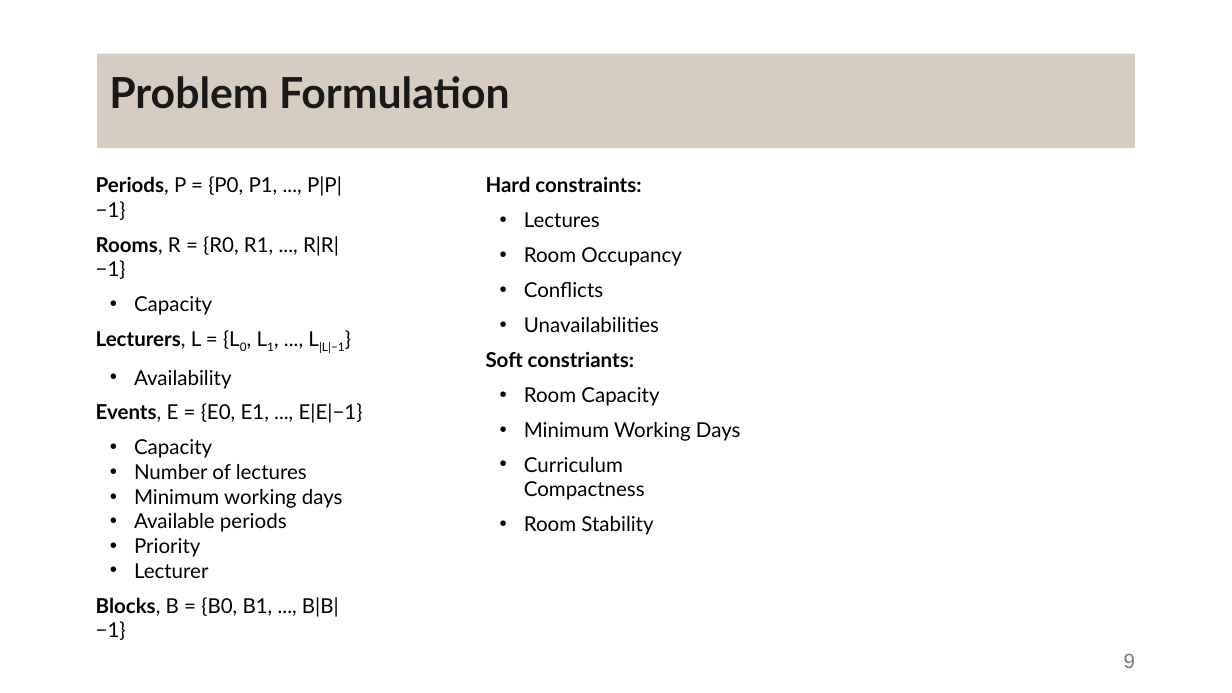
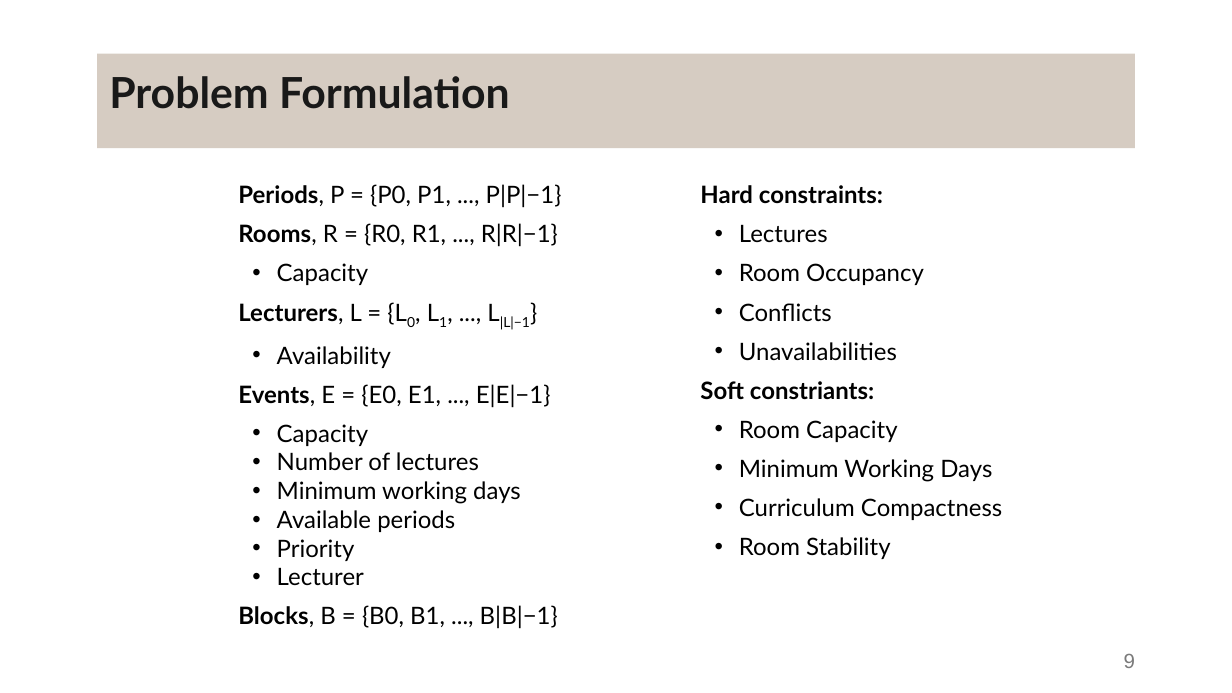
Before and after one commit to DanielaTomas/FCUP-SCHEDULE, a slide deck: slide 9 of Docs/Presentation.pptx. Drawn at 1232x693 pixels with LibreOffice and Linux fonts; fonts in the diff are those of the drawing. Boxes give left, top, right and bottom in pixels: in the first picture for what was removed or moved away, otherwise in the second. Text is boxed around its words. In the diff, an @@ line names an element or a change of style, - is before the commit and + after.

```diff
--- a/Docs/Presentation.pptx
+++ b/Docs/Presentation.pptx
@@ text "Periods, P = {P0, P1, ...": place and size @@
-text "Periods, P = {P0, P1, ..." at box(96, 176, 363, 640)
+text "Periods, P = {P0, P1, ..." at box(238, 184, 562, 629)
@@ text "Periods, P = {P0, P1, ..." at box(238, 184, 562, 629): size 12 to 14 pt @@
@@ text "Hard constraints:" at box(700, 185, 1002, 559): size 12 to 14 pt @@
@@ text "Hard constraints:": place and size @@
-text "Hard constraints:" at box(486, 176, 741, 535)
+text "Hard constraints:" at box(700, 185, 1002, 559)
```
Also in this commit, not shown: 19 other slides changed.
